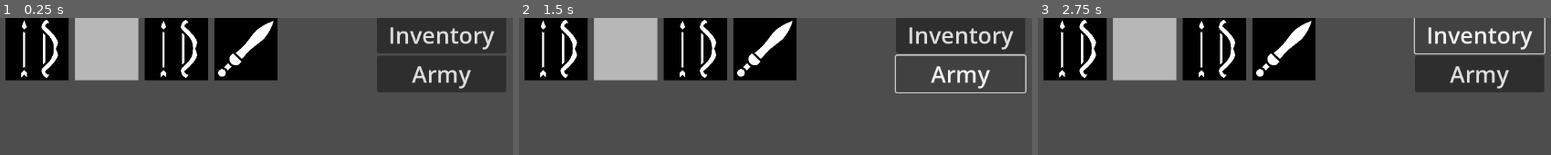
Above: before the commit, frames 1-3 (left to right).
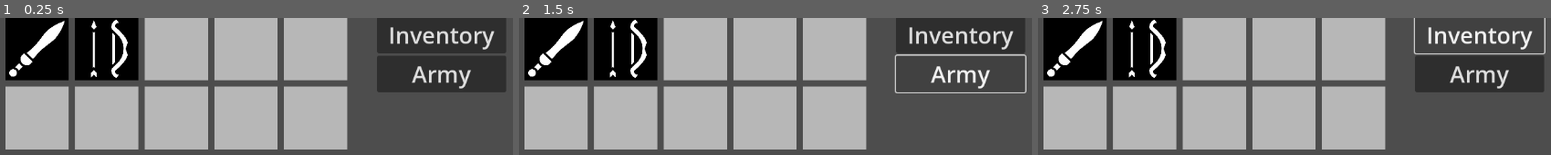
Above: after the commit, the same moments.

Repository: ualisars/simulationPrototype
Game: Godot game, scene res://UI/inventory.tscn
Two runs of this game, one before a commit and one after it. Both use one fixed random seed, a clock stepped at 60 frames per second and the inputs below. This scene is started directly instead of the project's main scene.
Inputs:
- Up to frame 1 (0.25 s): no input
- Up to frame 2 (1.5 s): click "Inventory" at 0.5 s; click "Army" at 1.25 s
- Up to frame 3 (2.75 s): click "Inventory" at 2 s

The runs differ from the first frame. In frame 1, 53% of the frame differs, in the area x 1-68%, y 0-97%; in frame 2, 53%; in frame 3, 53%.

Commit message:
add slots dynamically to inventory

Diff:
--- a/Item.gd
+++ b/Item.gd
@@ -1,13 +1,28 @@
 extends Control
 
-@onready var texture_rect: TextureRect = $TextureRect
-var item_type: String
 
-# Called when the node enters the scene tree for the first time.
-func _ready() -> void:
-	if randi() % 2 == 0:
-		item_type = "sword"
-		texture_rect.texture = load("res://icons/gladius.svg")
-	else:
-		item_type = "bow"
-		texture_rect.texture = load("res://icons/bow-arrow.svg")
+func add_icon(item_type: String) -> void:
+	var texture_rect: TextureRect = TextureRect.new()
+
+	var width = 100
+	var height = 100
+
+	texture_rect.custom_minimum_size.x = width
+	texture_rect.custom_minimum_size.y = height
+
+	texture_rect.size.x = width
+	texture_rect.size.y = height
+
+	texture_rect.expand_mode = TextureRect.EXPAND_IGNORE_SIZE
+	texture_rect.mouse_filter = Control.MOUSE_FILTER_PASS
+
+
+	match item_type:
+		"sword":
+			texture_rect.texture = load("res://icons/gladius.svg")
+		"bow":
+			texture_rect.texture = load("res://icons/bow-arrow.svg")
+		_:
+			pass
+
+	add_child(texture_rect)
--- a/UI/inventory.gd
+++ b/UI/inventory.gd
@@ -2,6 +2,19 @@
 
 var dragged_slot = null
 
+@onready var grid_container: GridContainer = $InventoryContainer/GridContainer
+
+var SlotClass = preload("res://UI/slot.tscn")
+
+func _ready() -> void:
+	for i in range(10):
+		var slot = SlotClass.instantiate()
+		grid_container.add_child(slot)
+
+		if i == 0:
+			slot.add_item("sword")
+		elif i == 1:
+			slot.add_item("bow")
 
 func _notification(what:int)->void:
 	if what == Node.NOTIFICATION_DRAG_BEGIN:
--- a/UI/inventory.tscn
+++ b/UI/inventory.tscn
@@ -1,6 +1,5 @@
-[gd_scene load_steps=3 format=3 uid="uid://dyhyjhujh6t82"]
+[gd_scene load_steps=2 format=3 uid="uid://dyhyjhujh6t82"]
 
-[ext_resource type="PackedScene" uid="uid://bspg3n2sn56qm" path="res://UI/slot.tscn" id="1_glp01"]
 [ext_resource type="Script" path="res://UI/inventory.gd" id="1_jwphm"]
 
 [node name="Inventory" type="Control"]
@@ -35,18 +34,6 @@
 theme_override_constants/v_separation = 10
 columns = 5
 
-[node name="Slot" parent="InventoryContainer/GridContainer" instance=ExtResource("1_glp01")]
-layout_mode = 2
-
-[node name="Slot2" parent="InventoryContainer/GridContainer" instance=ExtResource("1_glp01")]
-layout_mode = 2
-
-[node name="Slot3" parent="InventoryContainer/GridContainer" instance=ExtResource("1_glp01")]
-layout_mode = 2
-
-[node name="Slot4" parent="InventoryContainer/GridContainer" instance=ExtResource("1_glp01")]
-layout_mode = 2
-
 [node name="Sidebar" type="MarginContainer" parent="."]
 layout_mode = 1
 anchors_preset = 11
--- a/UI/item.tscn
+++ b/UI/item.tscn
@@ -1,8 +1,6 @@
-[gd_scene load_steps=3 format=3 uid="uid://c4v46gya8mixj"]
+[gd_scene load_steps=2 format=3 uid="uid://c4v46gya8mixj"]
 
 [ext_resource type="Script" path="res://Item.gd" id="1_omad4"]
-
-[sub_resource type="ImageTexture" id="ImageTexture_s7cct"]
 
 [node name="Item" type="Control"]
 custom_minimum_size = Vector2(100, 100)
@@ -10,12 +8,3 @@
 anchors_preset = 0
 mouse_filter = 2
 script = ExtResource("1_omad4")
-
-[node name="TextureRect" type="TextureRect" parent="."]
-clip_contents = true
-custom_minimum_size = Vector2(100, 100)
-layout_mode = 0
-offset_right = 100.0
-offset_bottom = 100.0
-texture = SubResource("ImageTexture_s7cct")
-expand_mode = 1
--- a/UI/slot.gd
+++ b/UI/slot.gd
@@ -5,10 +5,11 @@
 var inventory_node: Control
 
 
-func _ready() -> void:
-	if randi() % 2 == 0:
-		item = ItemClass.instantiate()
-		add_child(item)
+func add_item(item_type):
+	item = ItemClass.instantiate()
+	item.add_icon(item_type)
+	add_child(item)
+
 
 func _get_drag_data(_at_position: Vector2) -> Variant:
 	if get_child_count() == 0:
